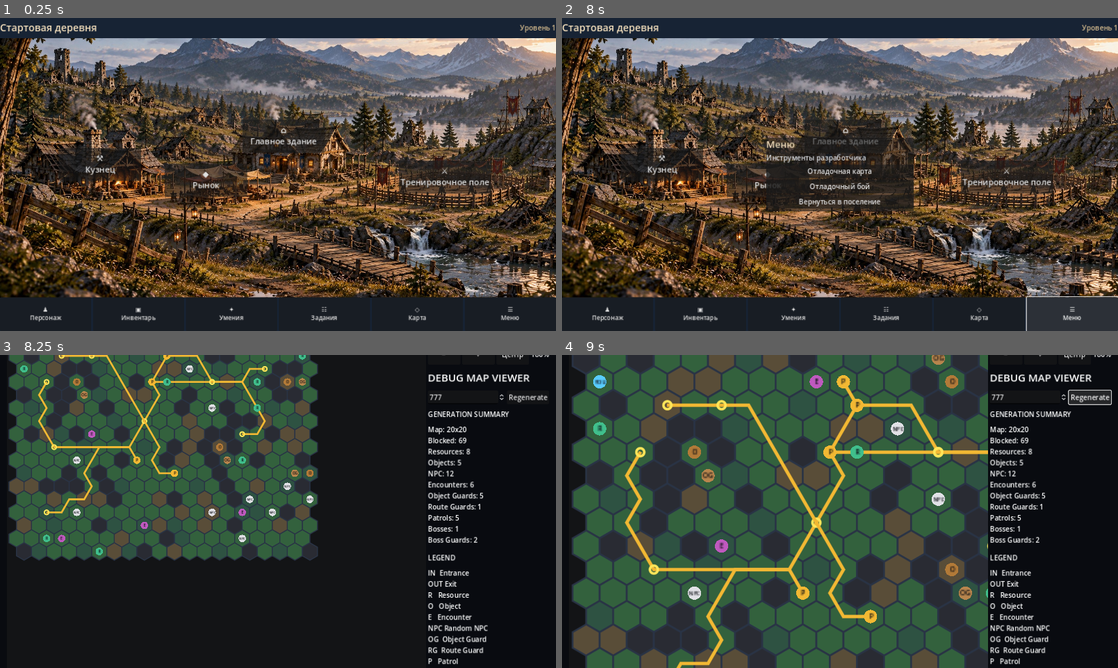
Above: before the commit, frames 1-4 (two rows, left to right).
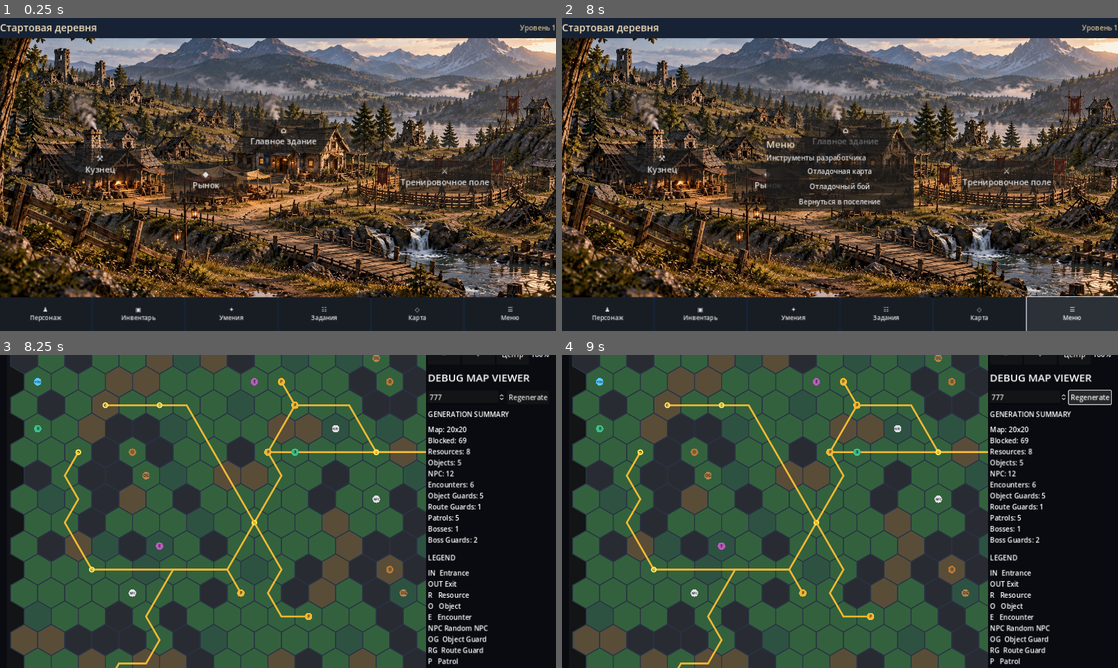
Above: after the commit, the same moments.

Repository: Archoniou1987/Battle-of-Artheon
Game: Godot game, scene res://scenes/main/main.tscn
The game is run twice, just before and just after one commit, with the same random seed, the same clock (stepped at 60 frames per second) and the same inputs.
Inputs:
- Up to frame 1 (0.25 s): no input
- Up to frame 2 (8 s): click "⚒ Кузнец" at 0.5 s; click "◆ Рынок" at 1.25 s; click "⌂ Главное здание" at 2 s; click "⚔ Тренировочное поле" at 2.75 s; click "♟ Персонаж" at 3.5 s; click "▣ Инвентарь" at 4.25 s; click "✦ Умения" at 5 s; click "☷ Задания" at 5.75 s; click "◇ Карта" at 6.5 s; click "☰ Меню" at 7.25 s
- Up to frame 3 (8.25 s): click "Отладочная карта" at 8 s
- Up to frame 4 (9 s): click "Regenerate" at 8.75 s

Frames 1-2 are identical in both runs. In frame 3, 59% of the frame differs, in the area x 1-77%, y 0-100%; in frame 4, 5.4%.

Commit message:
Use geometry-based map zoom without double scaling scroll extents

Diff:
--- a/scenes/debug/debug_map_viewer.gd
+++ b/scenes/debug/debug_map_viewer.gd
@@ -233,9 +233,9 @@
 	var old_zoom:=zoom_level
 	var old_center:=Vector2(map_scroll.scroll_horizontal,map_scroll.scroll_vertical)+map_scroll.size*0.5
 	zoom_level=next_zoom
-	canvas.scale=Vector2.ONE*zoom_level
-	# A scaled Control keeps its original layout size. Reserve the scaled extent.
-	canvas.custom_minimum_size=canvas._map_pixel_size()*zoom_level
+	canvas.HEX_SIZE=20.0*zoom_level
+	canvas.custom_minimum_size=canvas._map_pixel_size()
+	canvas.queue_redraw()
 	if zoom_label!=null:
 		zoom_label.text="%d%%"%roundi(zoom_level*100.0)
 	var new_center:=old_center*zoom_level/maxf(old_zoom,0.01)
@@ -248,5 +248,5 @@
 func _center_on_player()->void:
 	if canvas==null or map_scroll==null or player_hex.x<0:
 		return
-	var center:=canvas._hex_center(player_hex)*zoom_level
+	var center:=canvas._hex_center(player_hex)
 	_scroll_to(center-map_scroll.size*0.5)
